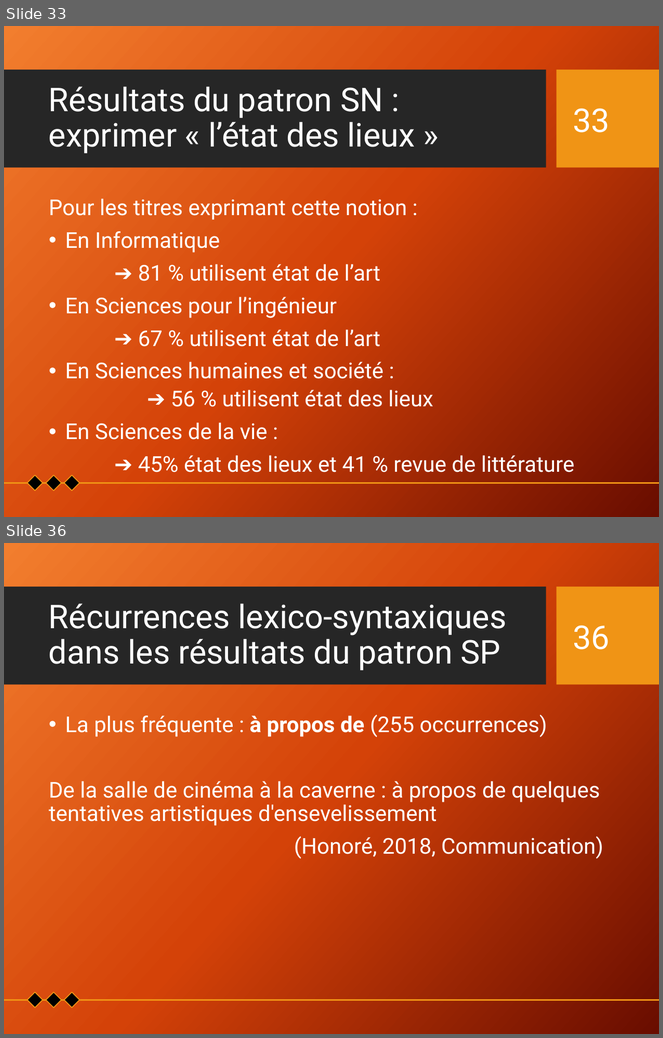
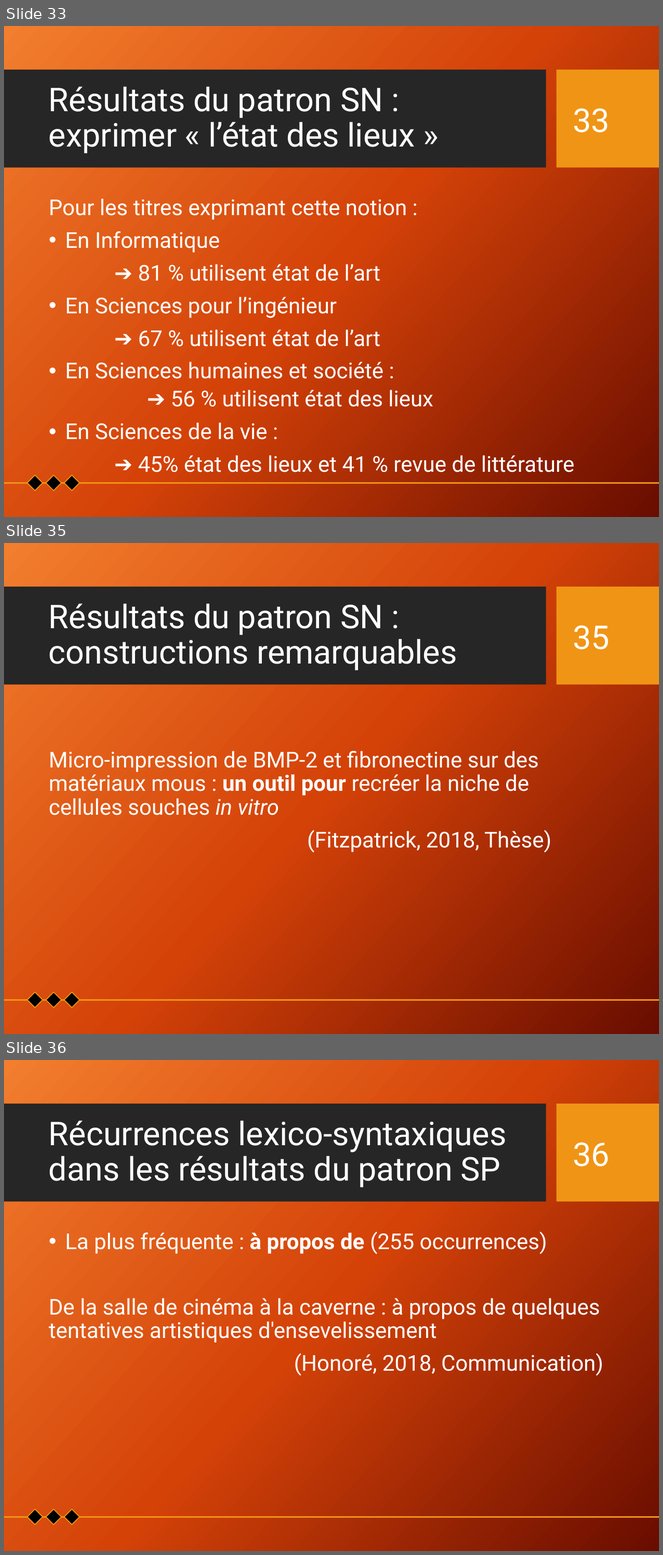
Before and after one commit to Xitog/tal, a slide deck: dossiers/Final - Présentation Projet de recherche.pptx. Shown one above the other, each under a label of ours: slides 33 and 36 before the commit, slides 33, 35 and 36 after it; the slides between them are not shown. The pictures are 663x1038 and 663x1555 pixels, drawn with LibreOffice and Linux fonts; fonts in the diff are those of the drawing; background and template pictures are left out. Boxes give left, top, right and bottom in pixels: in the first picture for what was removed or moved away, otherwise in the second. Text is boxed around its words. In the diff, an @@ line names an element or a change of style, - is before the commit and + after.

```diff
--- a/dossiers/Final - Présentation Projet de recherche.pptx
+++ b/dossiers/Final - Présentation Projet de recherche.pptx
@@ slide 35 added at box(4, 543, 659, 1034), background picture (left out); not listed: 2 template elements that a slide beside it also shows @@
@@ title added at box(49, 603, 457, 670), 36 pt, text #FFFFFF @@
+Résultats du patron SN :
+constructions remarquables
@@ page number added at box(573, 625, 610, 650), 36 pt, text #FFFFFF @@
+35
@@ text added at box(49, 751, 552, 853), 24 pt, text #FFFFFF @@
+Micro-impression de BMP-2 et fibronectine sur des matériaux mous : un outil pour recréer la niche de cellules souches in vitro
+(Fitzpatrick, 2018, Thèse)
@@ group added at box(4, 992, 659, 1008): 3 diamonds, 1 line @@
```
Also in this commit, not shown: 3 slides changed, 2 other slides added, 2 other files.
